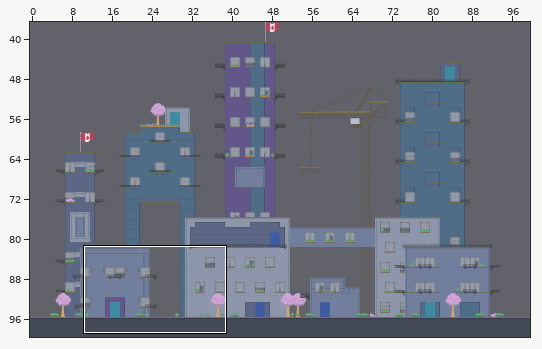
Level history. Tiled map (JSON): public/assets/maps/city.json. Above, an overview of the earlier version with the close-up marked.
Close-up. As it was:
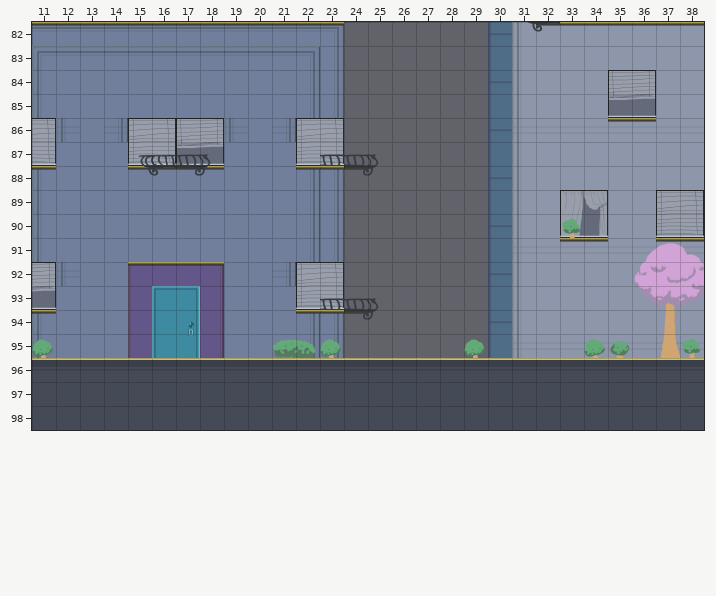
Cells are 100x100 px. Shown: x 11..38, y 82..98. The commit also changed other parts of the map, which this record leaves out.
After the commit:
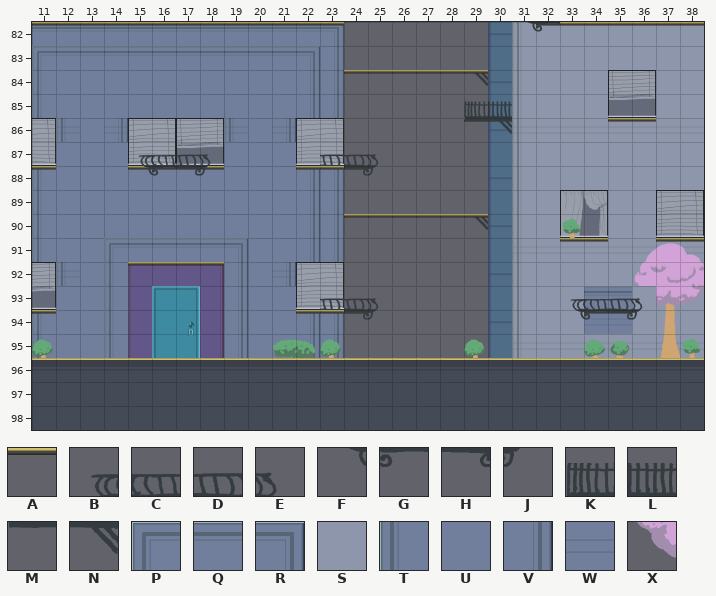
Key: from "tileset_buildings": A 10, B 14, C 15, D 16, E 17, F 54, G 55, H 56, J 57, K 139, L 140, M 179, N 180, P 203, Q 204, R 205, S 241, T 243, U 244, V 245, W 284, X 410.
_ is an empty cell.
Edits made:
Layer "Background Tiles":
The author put tile N in row 84 at x 29; in row 90 at x 29.
Tile U becomes tile P in row 91 at x 14.
Tile S becomes tile Q in row 93 at x 34 to 35.
Tile U becomes tile Q in row 91 at x 15 to 18.
Tile U becomes tile R in row 91 at x 19.
Tile U becomes tile T in rows 92 to 95 at x 14.
Tile U becomes tile V in rows 92 to 95 at x 19.
Tile S becomes tile W in row 94 at x 34 to 35.
Layer "Foreground Tiles":
The author put tile A in row 84 at x 24 to 29; in row 86 at x 29 to 30; in row 90 at x 24 to 29; in row 94 at x 34 to 35.
Layer "Overlay Tiles":
The author put tile B in row 93 at x 33.
The author put tile C in row 93 at x 34.
The author put tile D in row 93 at x 35.
Tile X becomes tile E in row 93 at x 36.
The author put tile F in row 94 at x 33.
The author put tile G in row 94 at x 34.
The author put tile H in row 94 at x 35.
The author put tile J in row 94 at x 36.
The author put tile K in row 85 at x 29.
The author put tile L in row 85 at x 30.
The author put tile M in row 86 at x 29.
The author put tile N in row 86 at x 30.
Where, in picture pixels (left, top, right, bottom), the same in both close-ups:
added: (344, 70, 512, 134)
added: (344, 214, 488, 230)
changed: (104, 238, 248, 358)
changed: (570, 286, 656, 334)
